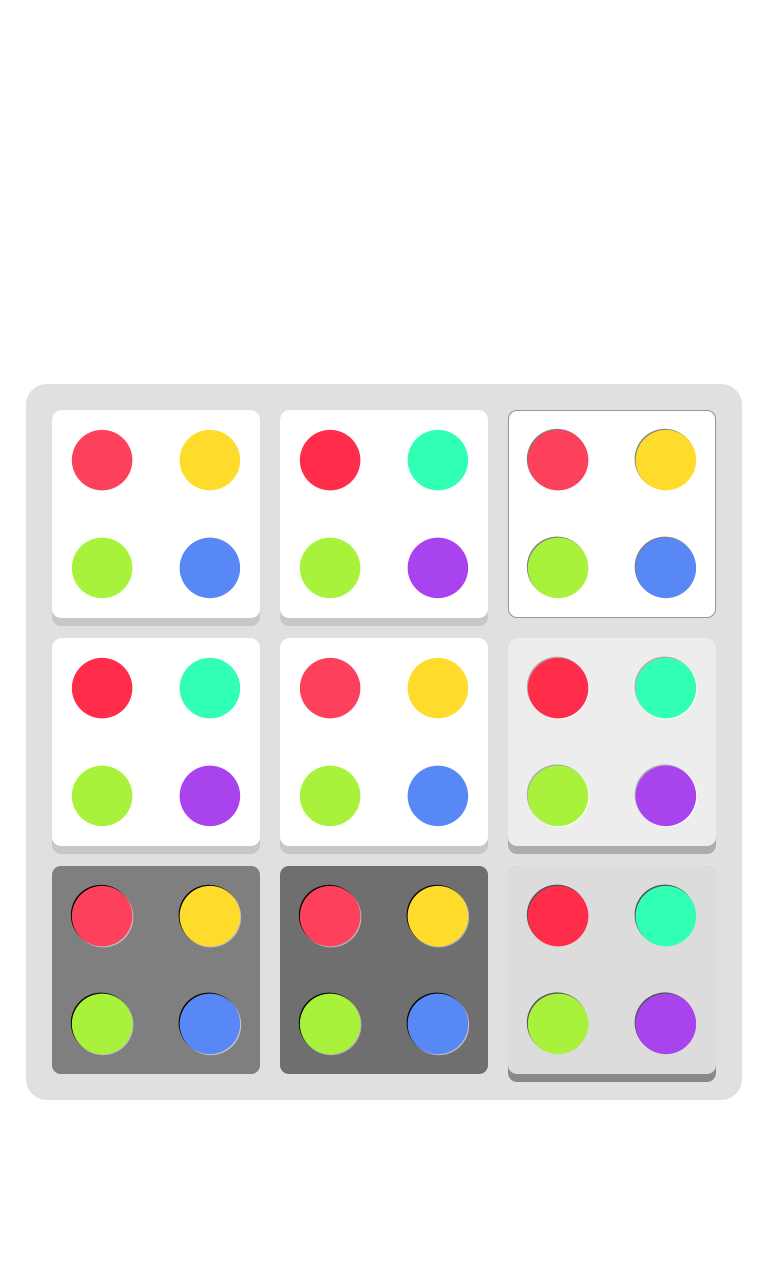
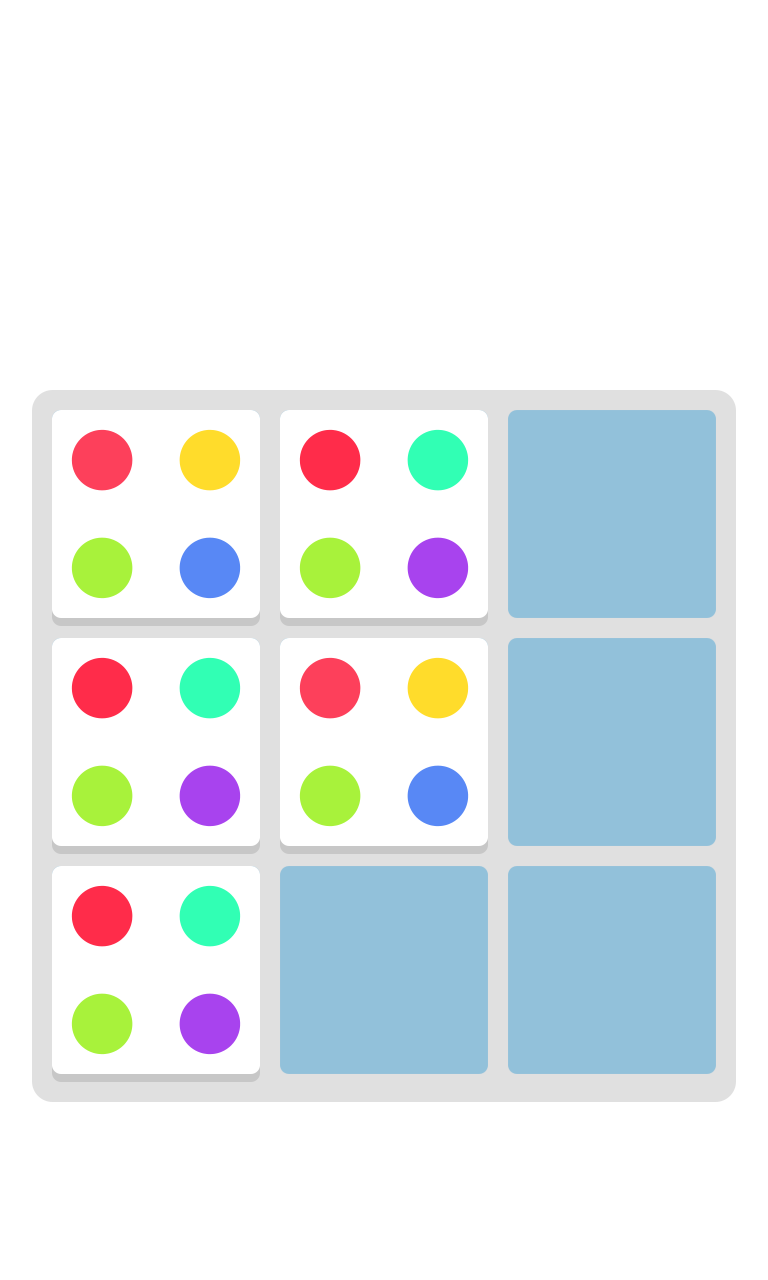
Two versions of the same layered image (768x1280). Layer-by-layer changes:
removed group "Группа 1 копия 6" (10 layers) over [508, 866, 716, 1082]
added group "Группа 1 копия 2 copy" with 6 layers above "Группа 1 копия 2" over [52, 866, 260, 1082]
moved "Фигура 7" (1st of 5, in "Группа 1 копия 2 copy") into group "Группа 1 копия 2 copy", painted on it, masked it over [52, 866, 716, 1074]
removed layer "Фигура 7 копия 4" (1st of 2, in "Группа 1 копия 6") from group "Группа 1 копия 6" over [508, 874, 716, 1082]
removed group "Группа 1 копия 5" (14 layers) over [508, 638, 716, 854]
removed layer "Фигура 7" (2nd of 9, in "Группа 1 копия 5") from group "Группа 1 копия 5" over [508, 638, 716, 846]
removed layer "Фигура 7 копия 4" (2nd of 2, in "Группа 1 копия 5") from group "Группа 1 копия 5" over [508, 646, 716, 854]
added layer "Фигура 7 копия" (1st of 3, in "Группа 1 копия 2 copy") in group "Группа 1 копия 2 copy" over [52, 874, 260, 1082]
painted on "Фигура 7" (2nd of 5, in "Группа 1 копия 2"), masked it over [52, 638, 259, 827]
painted on "Фигура 7" (3rd of 5, in "Группа 1 копия"), masked it over [280, 410, 487, 599]
removed group "Группа 1 копия 9" (14 layers) over [508, 410, 716, 618]
removed layer "Фигура 7" (5th of 9, in "Группа 1 копия 9") from group "Группа 1 копия 9" over [508, 410, 716, 618]
removed group "Группа 1 копия 8" (14 layers) over [52, 866, 260, 1082]
removed layer "Фигура 7" (6th of 9, in "Группа 1 копия 8") from group "Группа 1 копия 8" over [52, 866, 260, 1074]
removed group "Группа 1 копия 7" (14 layers) over [280, 866, 488, 1074]
removed layer "Фигура 7" (7th of 9, in "Группа 1 копия 7") from group "Группа 1 копия 7" over [280, 866, 488, 1074]
painted on "Фигура 7" (4th of 5, in "Группа 1 копия 3"), masked it over [280, 638, 487, 827]
painted on "Фигура 1" (1st of 2, in "Board копия") over [26, 384, 742, 1102]
…and 77 more changes (25 mask, 25 painted, 52 removed, 4 stack)
